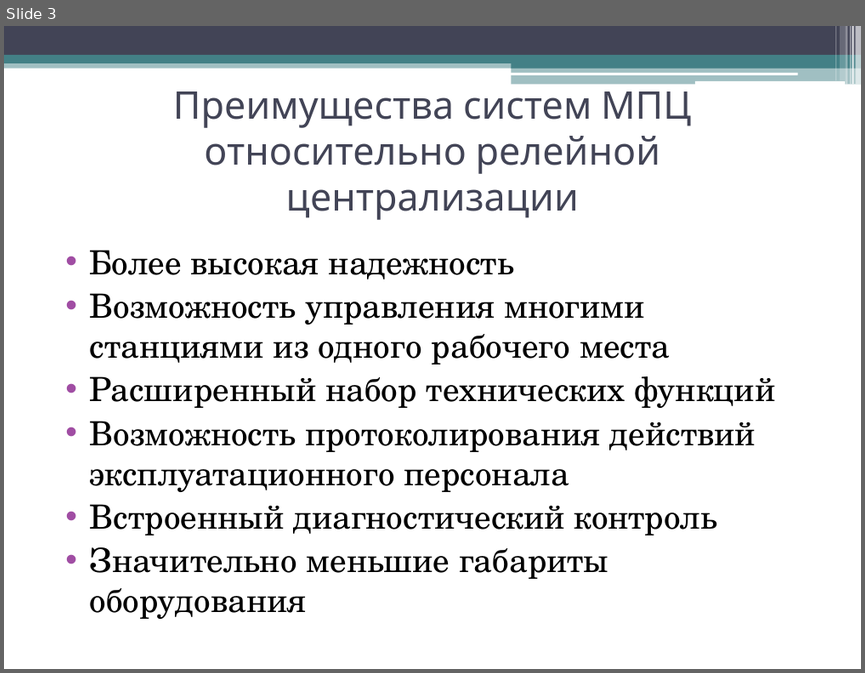
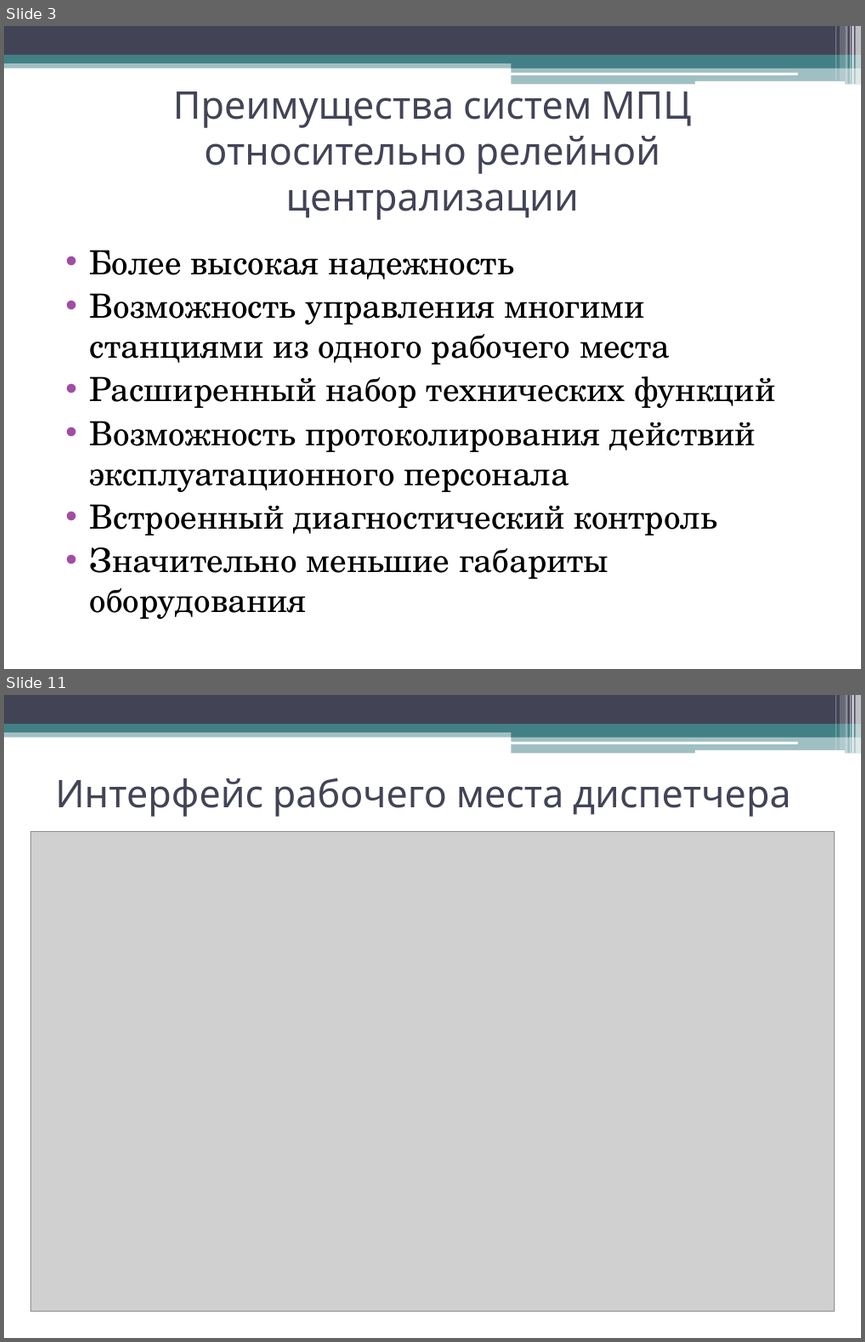
Before and after one commit to Filatoff73/Diplom, a slide deck: Диплом мой/Презентация/Presentation_Filatov_RK6-123.pptx. Shown one above the other, each under a label of ours: slide 3 before the commit, slides 3 and 11 after it; the slides between them are not shown. The pictures are 865x673 and 865x1342 pixels, drawn with LibreOffice and Linux fonts; fonts in the diff are those of the drawing; grey boxes stand for pictures. Boxes give left, top, right and bottom in pixels: in the first picture for what was removed or moved away, otherwise in the second. Text is boxed around its words. In the diff, an @@ line names an element or a change of style, - is before the commit and + after.

```diff
--- a/Диплом мой/Презентация/Presentation_Filatov_RK6-123.pptx
+++ b/Диплом мой/Презентация/Presentation_Filatov_RK6-123.pptx
@@ slide 11 added at [4, 695, 861, 1338], background #FFFFFF; not listed: 13 template elements that a slide beside it also shows @@
@@ title added at [55, 778, 791, 817], 32 pt, text #424456 @@
+Интерфейс рабочего места диспетчера
@@ picture added at [30, 831, 834, 1311] @@
```
Also in this commit, not shown: 4 slides changed, 7 other slides added.
